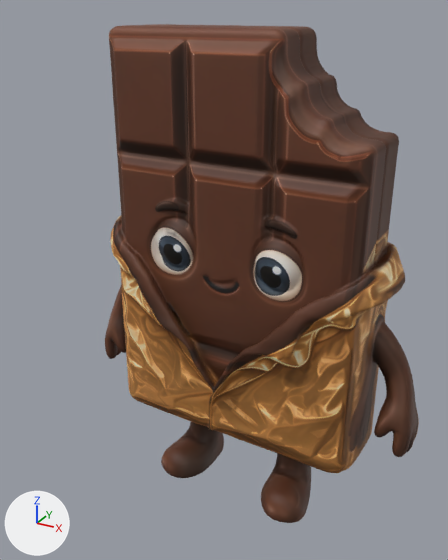
The glTF model apps/client/public/assets/characters/choco.glb as it was, and as the next commit left it.
One viewpoint serves both versions: a 50 mm camera at (0.533, -1.065, 1.031) aimed at (-0.014, -0.07, 0.534). The axes (+X, +Y, +Z) are drawn at lower left. The lights are the same throughout. The first picture is the older version. Vertices at exactly the same position are counted once.

The scene before the commit, as lines of its bpy script (objects in view):
```python
me_mesh_0 = bpy.data.meshes.new('Mesh_0')
me_mesh_0.from_pydata(...)  # 24996 vertices, 50000 faces; spans x -0.383..0.383, y -0.145..0.145, z 0.0..1.0
me_mesh_0.materials.append(mat_choco_hi_mat)
ob_mesh_0 = bpy.data.objects.new('Mesh_0', me_mesh_0)
ob_mesh_0.location = (0.0, 0.0, 0.0)
```
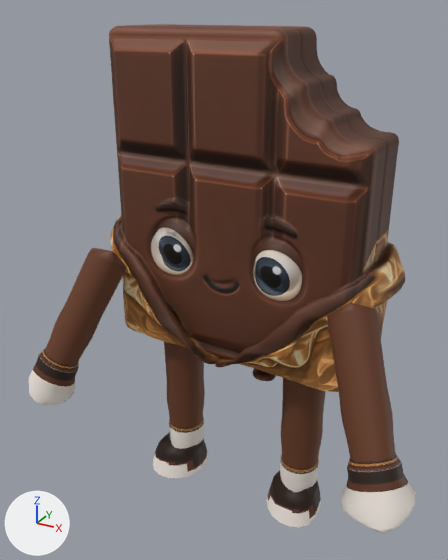
Location of each change, [x1, y1, x2, y2] in pixels of the pictures (448 x 560 px; the box of a moved part takes in the faces that stretch with it):
'Mesh_0', reshaped (23% wider)
    before: [105, 24, 419, 523]
    after: [29, 24, 416, 534]
part 1 of me_mesh_0, added (brown)
    after: [29, 248, 126, 405]
part 2 of me_mesh_0, added (brown)
    after: [327, 303, 416, 534]
part 3 of me_mesh_0, added (brown)
    after: [164, 341, 205, 449]
part 4 of me_mesh_0, added (brown)
    after: [280, 378, 326, 492]
part 5 of me_mesh_0, added
    after: [153, 432, 208, 478]
part 6 of me_mesh_0, added
    after: [267, 471, 321, 527]
part 7 of me_mesh_0, moved or reshaped
    before: [105, 266, 419, 523]
    after: [122, 277, 387, 392]

Patch to the scene script:
```diff
--- a/apps/client/public/assets/characters/choco.glb.py
+++ b/apps/client/public/assets/characters/choco.glb.py
@@ me_mesh_0 @@
 # used by ob_mesh_0; location = (0.0, 0.0, 0.0)
-me_mesh_0.from_pydata(...)  # 24996 vertices, 50000 faces; spans x -0.383..0.383, y -0.145..0.145, z 0.0..1.0
+me_mesh_0.from_pydata(...)  # 27264 vertices, 54320 faces; spans x -0.383..0.429, y -0.279..0.145, z 0.001..1.0
+# me_mesh_0 part 1: a new loose piece of 450 vertices spanning x -0.383..-0.224, y -0.279..-0.08, z 0.22..0.57, in mat_choco_hi_mat
+# me_mesh_0 part 2: a new loose piece of 450 vertices spanning x 0.224..0.429, y -0.279..-0.08, z 0.22..0.57, in mat_choco_hi_mat
+# me_mesh_0 part 3: a new loose piece of 414 vertices spanning x -0.194..-0.102, y -0.062..0.032, z 0.055..0.345, in mat_choco_hi_mat
+# me_mesh_0 part 4: a new loose piece of 414 vertices spanning x 0.102..0.194, y -0.062..0.032, z 0.055..0.345, in mat_choco_hi_mat
+# me_mesh_0 part 5: a new loose piece of 270 vertices spanning x -0.21..-0.088, y -0.111..0.032, z 0.001..0.066, in mat_choco_hi_mat
+# me_mesh_0 part 6: a new loose piece of 270 vertices spanning x 0.088..0.21, y -0.111..0.032, z 0.001..0.066, in mat_choco_hi_mat
+# me_mesh_0 part 7: 19 vertices moved within x -0.26..0.283, y -0.132..0.098, z 0.376..0.492; 9802 vertices removed from x -0.383..0.383, y -0.135..0.109, z 0.0..0.536; 9802 vertices added at x -0.283..0.287, y -0.134..0.109, z 0.315..0.536
 me_mesh_0.materials.append(mat_choco_hi_mat)
```
